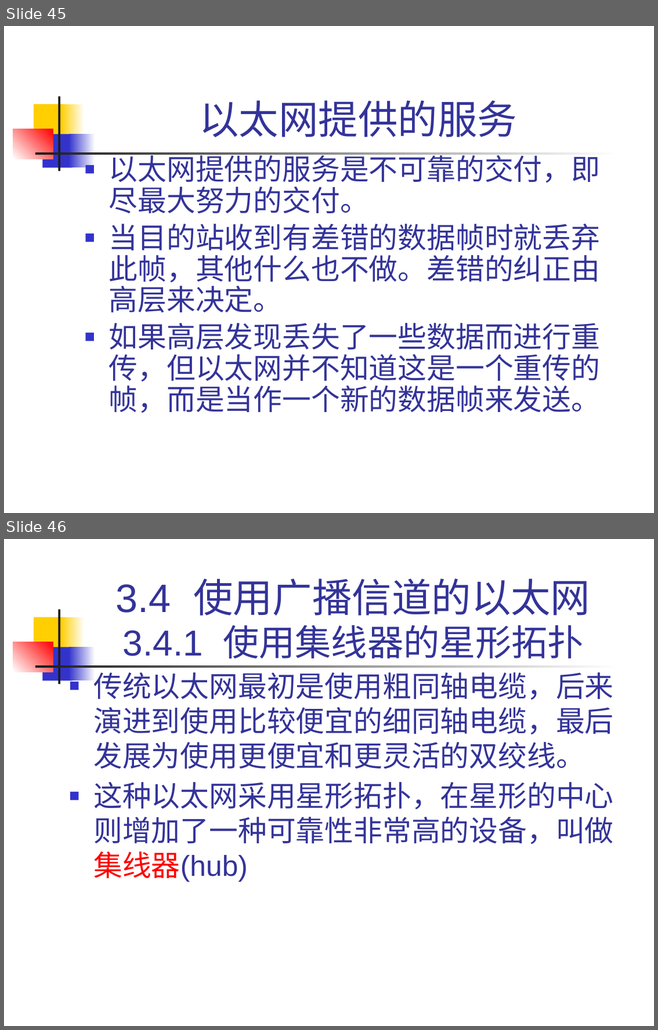
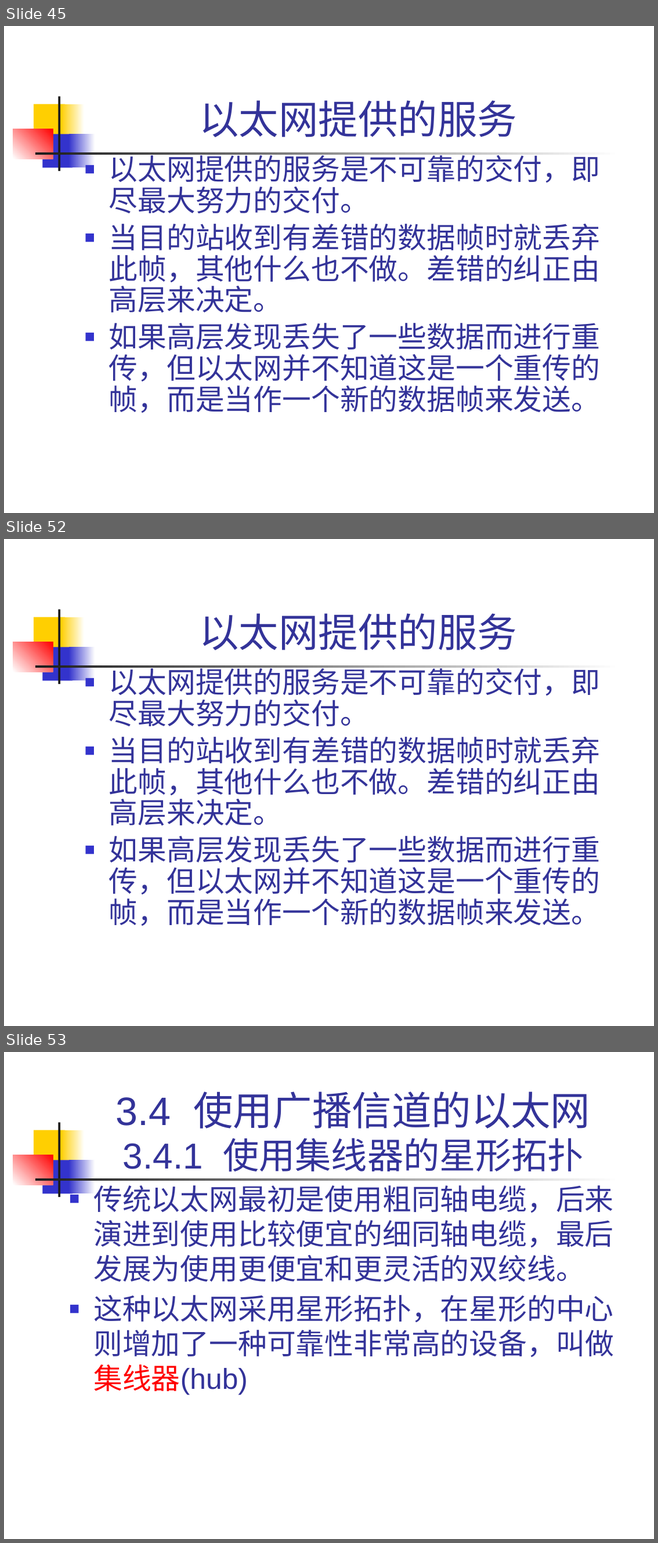
Before and after one commit to nanhapy/information-technology-materials, a slide deck: teaching-materials/network-intro/第三章 数据链路层.pptx. Shown one above the other, each under a label of ours: slides 45 and 46 before the commit, slides 45, 52 and 53 after it; the slides between them are not shown. The pictures are 658x1030 and 658x1543 pixels, drawn with LibreOffice and Linux fonts; fonts in the diff are those of the drawing. Boxes give left, top, right and bottom in pixels: in the first picture for what was removed or moved away, otherwise in the second. Text is boxed around its words. In the diff, an @@ line names an element or a change of style, - is before the commit and + after.

```diff
--- a/teaching-materials/network-intro/第三章 数据链路层.pptx
+++ b/teaching-materials/network-intro/第三章 数据链路层.pptx
@@ slide 52 added at (4, 539, 654, 1026), background #FFFFFF; not listed: 7 template elements that a slide beside it also shows @@
@@ title added at (199, 613, 517, 650), 44 pt, text #333399 @@
+以太网提供的服务
@@ text added at (109, 665, 600, 926), 32 pt, text #333399 @@
+■ 以太网提供的服务是不可靠的交付，即尽最大努力的交付。
+■ 当目的站收到有差错的数据帧时就丢弃此帧，其他什么也不做。差错的纠正由高层来决定。
+■ 如果高层发现丢失了一些数据而进行重传，但以太网并不知道这是一个重传的帧，而是当作一个新的数据帧来发送。
@@ what was slide 46 is now slide 53 @@
```
Also in this commit, not shown: 2 slides changed, 6 other slides added.
